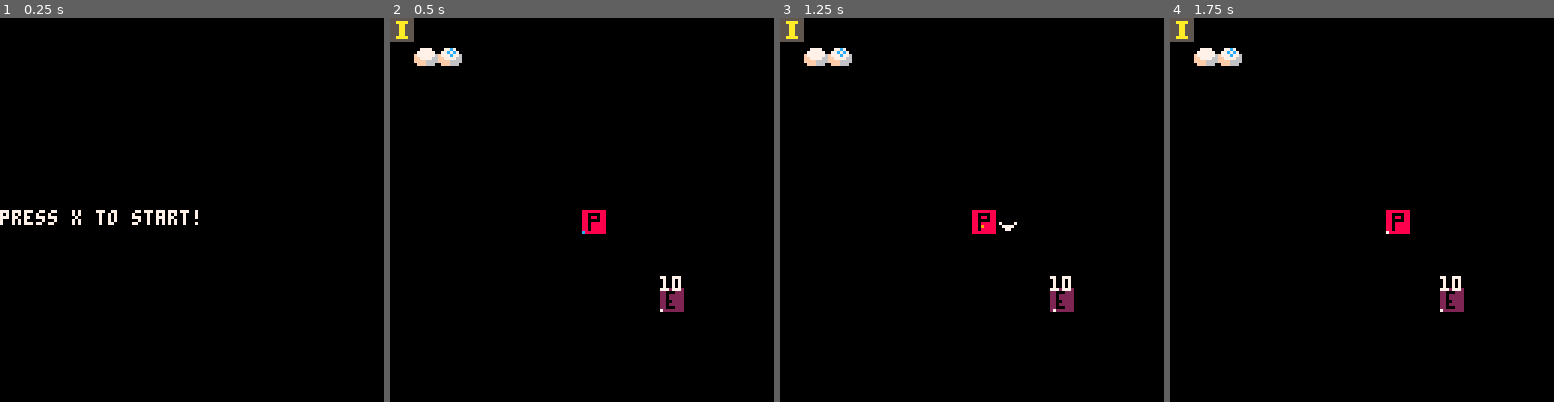
Above: before the commit, frames 1-4 (left to right).
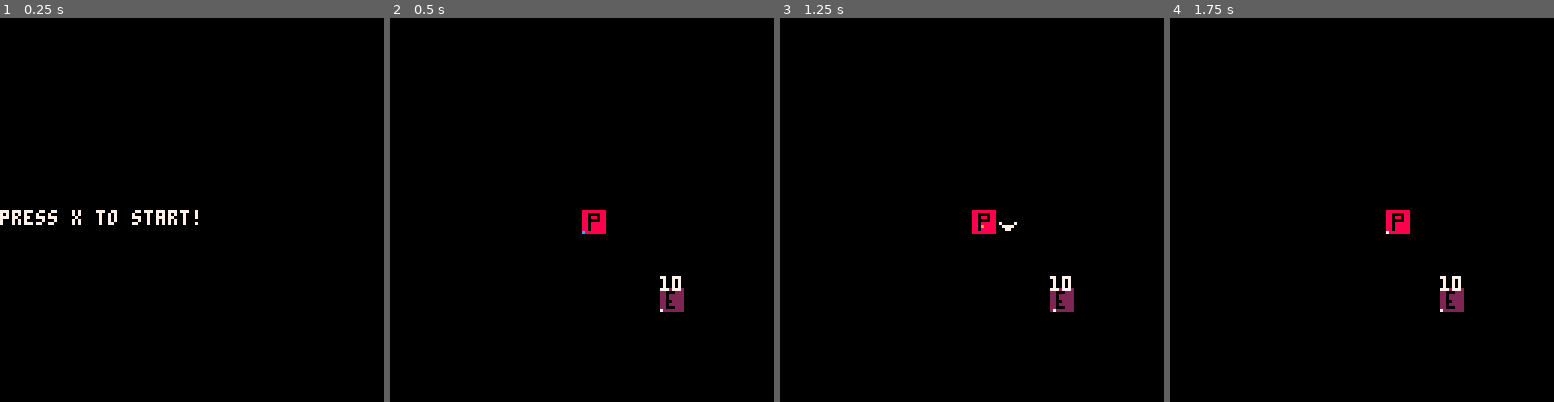
Above: after the commit, the same moments.

Repository: FrederikHR/GDB
Game: PICO-8 cartridge NewGame/main.p8
Same seed, same stepped clock (60 frames per second), same inputs: the game is played once before the commit and once after it.
Inputs:
- Up to frame 1 (0.25 s): no input
- Up to frame 2 (0.5 s): tap X (X key) at 0.33 s
- Up to frame 3 (1.25 s): tap O (Z key) at 0.7 s; tap X (X key) at 1.07 s
- Up to frame 4 (1.75 s): hold Right from 1.6 s (still down); tap O (Z key) at 1.7 s

Frame 1 is identical in both runs. In frame 2, 0.9% of the frame differs, in the area x 0-19%, y 0-13%; in frame 3, 0.9%; in frame 4, 0.9%.

Commit message:
can now get to inventory screen from PICO 8 menu

Diff:
--- a/NewGame/scripts/entities/player.lua
+++ b/NewGame/scripts/entities/player.lua
@@ -115,6 +115,7 @@
 end
 
 function player_interact()
+    --NOT IN USE
     -- if not already attacking
     if p.aframe == 0 then
         if collide_map(p,"center",0) and btn(❎) then
--- a/NewGame/scripts/scenes/game.lua
+++ b/NewGame/scripts/scenes/game.lua
@@ -10,8 +10,8 @@
 
 function game_draw()
     cls()
-    map(0,0)
-    mset(0,0,32)
+    --map(0,0)
+    --mset(0,0,32)
     draw_player()
     for _,e in pairs(enemies) do
         draw_enemy(e)
--- a/NewGame/scripts/scenes/menu.lua
+++ b/NewGame/scripts/scenes/menu.lua
@@ -1,4 +1,6 @@
 function _init() menu_init() end
+
+menuitem(2,"test",function() inv_init() end)
 
 function menu_init()
     camera(0,0)
